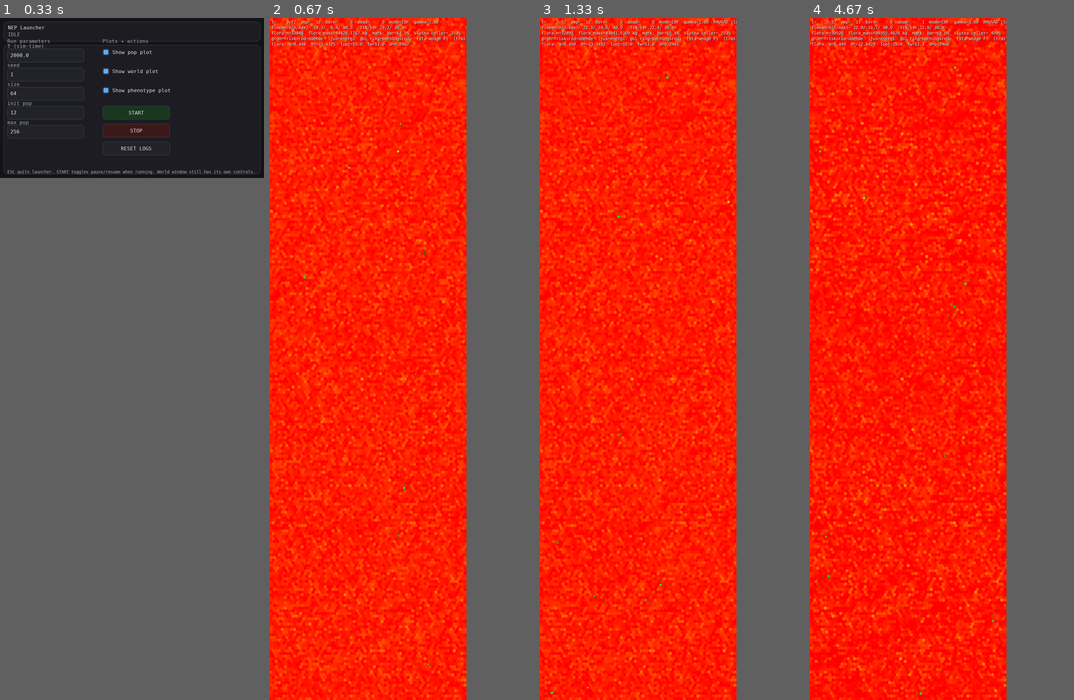
Above: before the commit, frames 1-4 (left to right).
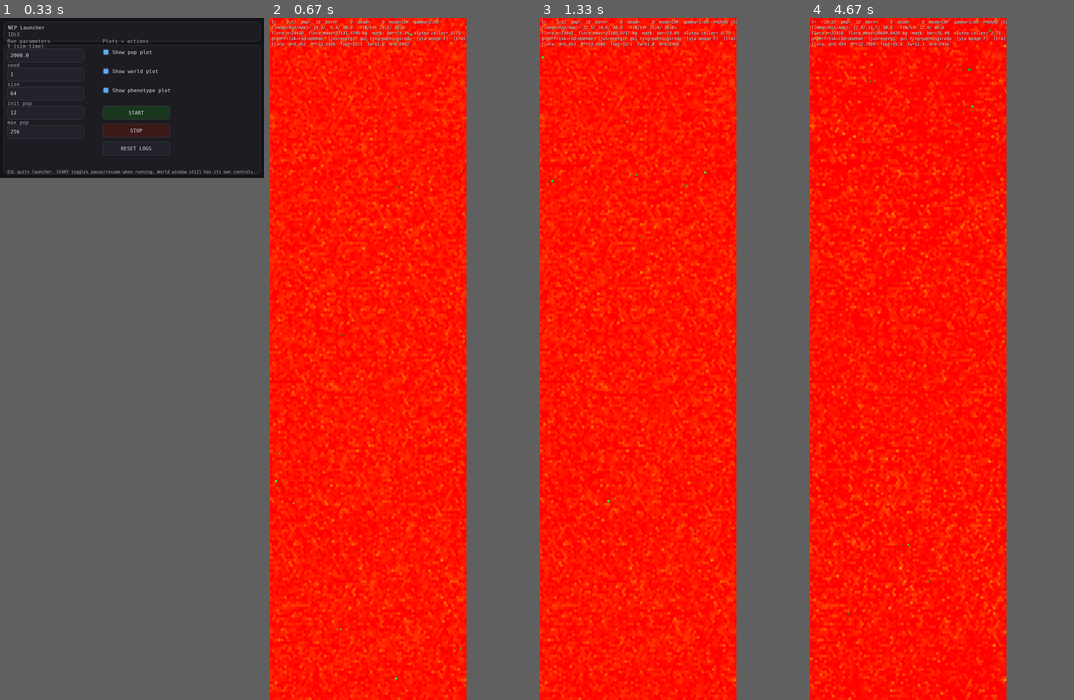
Above: after the commit, the same moments.

Repository: JoakimStorck/nep-process
Game: pygame game, started from nep_gui_launcher.py
The game is run twice, just before and just after one commit, with the same random seed, the same clock (stepped at 60 frames per second) and the same inputs.
Inputs:
- Up to frame 1 (0.33 s): no input
- Up to frame 2 (0.67 s): click "START" at 0.38 s
- Up to frame 3 (1.33 s): tap Space at 0.67 s
- Up to frame 4 (4.67 s): no input

Frame 1 is identical in both runs. In frame 2, 12% of the frame differs, in the area x 0-75%, y 0-100%; in frame 3, 12%; in frame 4, 19%.

Commit message:
Social synkronisering av häckningsfasen
Spridningen i breed_phase är ±0,19 år mot ett fönster på 2,7 månader vid
skärpa 3 — spridningen är större än fönstret, och därför återstår bara halva
överlappningen: 10,9 procent mot de 22 som identiska faser skulle ge. Att
stänga glappet genom smalare spridning eller bredare fönster är kalibrering.

Social synkronisering av brunst är väldokumenterad hos får, getter, möss och
flera flockdjur. Affinitetsmatrisen är precis den viktning det ska ske över:
ett djur drar sin fas mot dem det verkligen umgås med.

_T_BREED_PULL kodar hur stor andel av avståndet till flockens fas som stängs
per observation. Faser är cirkulära och medelvärdesbildas som vektorer, med
kortaste vägen runt. Locus behåller anlaget; grinden styrs av anlaget plus
dragningen.

Synkroniseringen blir lokal, så varje flock konvergerar mot sin egen fas —
två flockar i olika delar av världen får reproduktiv isolering, vilket är
begynnande artbildning ur en mekanism som inte kodar den. Slingan är
självförstärkande, och avvägningen finns inbyggd: stark dragning betyder att
man följer flocken även när dess fas är dålig, och en ensam individ med hög
dragning har ingen att dra mot.

n_traits 40 -> 41.

Diff:
--- a/agent.py
+++ b/agent.py
@@ -2090,6 +2090,9 @@
     _soc_sectors: object = field(init=False, default=None, repr=False, compare=False)
     # id -> affinitet. Flocken som relation; se `_acquire_neighbours`.
     _flock: object = field(init=False, default=None, repr=False, compare=False)
+    # Realiserad häckningsfas: anlaget plus flockdragningen. Sätts vid födsel
+    # till pheno.breed_phase och glider sedan mot flockens.
+    _breed_phase_real: float = field(init=False, default=-1.0)
     # Medlemsviktad medelkurs i kroppsram, (x, y).
     _flock_align: object = field(init=False, default=None, repr=False, compare=False)
     # Temperatur per riktningssektor i kroppsram, satt av sensingpasset.
--- a/phenotype.py
+++ b/phenotype.py
@@ -82,6 +82,7 @@
     cold_aversion: float
     breed_phase: float
     breed_sync: float
+    breed_pull: float
     sense_strength: float
 
     # Vävnadens strukturandel. Body behöver den för katabolismens utbyte och
@@ -195,6 +196,31 @@
 # desto större risk att individen inte är i kondition just då.
 _T_BREED_PHASE     = 38
 _T_BREED_SYNC      = 39
+
+# Social synkronisering av häckningsfasen.
+#
+# Spridningen i `breed_phase` är ±0,19 år mot ett fönster på 2,7 månader vid
+# skärpa 3 — spridningen är alltså **större än fönstret**, och bara halva
+# överlappningen återstår: 10,9 procent mot de 22 som identiska faser skulle
+# ge. Att stänga glappet genom smalare spridning eller bredare fönster är
+# kalibrering.
+#
+# Social synkronisering av brunst är väldokumenterad hos får, getter, möss och
+# flera flockdjur: kemisk signalering mellan individer som ofta är nära drar
+# gruppens honor mot en gemensam cykel. Affinitetsmatrisen är precis den
+# viktning det ska ske över — ett djur drar sin fas mot dem det verkligen
+# umgås med, inte mot vem som helst som passerar.
+#
+# Locus behåller individens *anlag*; det som styr grinden är anlaget plus
+# flockdragningen. Tre saker som kalibrering inte kan ge: synkroniseringen
+# blir lokal, så varje flock konvergerar mot sin egen fas och två flockar i
+# olika delar av världen får reproduktiv isolering; slingan är
+# självförstärkande, eftersom de som synkroniserar får fler parningar och
+# avkomman ärver dragningen; och avvägningen finns inbyggd, eftersom stark
+# dragning betyder att man följer flocken även när dess fas är dålig för den
+# egna konditionen — och en ensam individ med hög dragning har ingen att dra
+# mot.
+_T_BREED_PULL      = 40
 
 @dataclass(frozen=True)
 class PhenoRanges:
@@ -224,6 +250,10 @@
     breed_offset_min: float = -0.25
     breed_offset_max: float = 0.25
 
+    # Andel av avståndet till flockens fas som stängs per observation.
+    breed_pull_min: float = 0.0
+    breed_pull_max: float = 0.20
+
     breed_sync_min: float = 0.0
     breed_sync_max: float = 6.0    # von Mises-liknande skärpa; 0 = ingen säsong
 
@@ -385,6 +415,8 @@
         cold_aversion=float(_lerp(R.cold_aversion_min, R.cold_aversion_max, u_cold)),
         breed_phase=float(_lerp(R.breed_offset_min, R.breed_offset_max,
                                 _sigmoid(_get_trait(traits, _T_BREED_PHASE)))),
+        breed_pull=float(_lerp(R.breed_pull_min, R.breed_pull_max,
+                               _sigmoid(_get_trait(traits, _T_BREED_PULL)))),
         breed_sync=float(_lerp(R.breed_sync_min, R.breed_sync_max,
                                _sigmoid(_get_trait(traits, _T_BREED_SYNC)))),
         sense_strength=float(u_sense),
@@ -426,6 +458,7 @@
         "cold_aversion": float(p.cold_aversion),
         "breed_phase": float(p.breed_phase),
         "breed_sync": float(p.breed_sync),
+        "breed_pull": float(p.breed_pull),
         "sense_strength": float(p.sense_strength),
         "hidden_1": int(p.hidden_1),
         "hidden_2": int(p.hidden_2),
--- a/population.py
+++ b/population.py
@@ -211,7 +211,7 @@
     store_growth_min_chunk: int = 256
     store_growth_factor: float = 2.0
 
-    n_traits: int = 40   # +2: _T_BREED_PHASE = 38, _T_BREED_SYNC = 39
+    n_traits: int = 41   # +1: _T_BREED_PULL = 40, social fassynkronisering
 
     spawn_jitter_r: float = 1.5
 
@@ -909,7 +909,8 @@
             yl = max(1e-9, float(getattr(self.WP, "year_len", 12.0)))
             ph0 = float(getattr(self.WP, "season_phase0", 0.0))
             frac = ((float(self.t) / yl) - ph0) % 1.0
-            d = 2.0 * math.pi * (frac - 0.25 - float(ag.pheno.breed_phase))
+            _bp = float(getattr(ag, "_breed_phase_real", ag.pheno.breed_phase))
+            d = 2.0 * math.pi * (frac - 0.25 - _bp)
             if math.exp(k * (math.cos(d) - 1.0)) < 0.5:
                 return False
 
@@ -3004,10 +3005,12 @@
         # eftersom alla läser samma fält. Därför räknas alignment här, över
         # varje djurs egna kandidater — listan finns redan.
         head_of = {}
+        agent_of = {}
         for a in alive:
             sl = int(getattr(a, "store_slot", -1))
             if sl >= 0 and a.body.alive:
                 head_of[sl] = float(a.heading)
+                agent_of[sl] = a
 
         gain = float(getattr(self.PP, "flock_gain", 0.25))
         decay = float(getattr(self.PP, "flock_decay", 0.90))
@@ -3039,6 +3042,32 @@
             ch = math.cos(-float(a.heading)); sh_ = math.sin(-float(a.heading))
             a._flock_align = (hx * ch - hy * sh_, hx * sh_ + hy * ch)
 
+            # Social synkronisering av häckningsfasen, viktad med samma
+            # affinitet. Faser är cirkulära och måste medelvärdesbildas som
+            # vektorer. Dragningen sker mot dem djuret verkligen umgås med,
+            # så varje flock konvergerar mot sin egen fas — vilket ger
+            # reproduktiv isolering mellan grupper utan att koda den.
+            pull = float(getattr(a.pheno, "breed_pull", 0.0))
+            if pull > 1e-6:
+                px = py = 0.0
+                for t in order_r[bounds[r]:bounds[r + 1]]:
+                    sl = int(cand_slot[t])
+                    o = agent_of.get(sl)
+                    if o is None:
+                        continue
+                    w = fl.get(int(st.id[sl]), 0.0)
+                    if w <= 0.0:
+                        continue
+                    ang = 2.0 * math.pi * float(getattr(o, "_breed_phase_real",
+                                                        o.pheno.breed_phase))
+                    px += w * math.cos(ang)
+                    py += w * math.sin(ang)
+                if abs(px) + abs(py) > 1e-12:
+                    own = float(getattr(a, "_breed_phase_real", a.pheno.breed_phase))
+                    tgt = math.atan2(py, px) / (2.0 * math.pi)
+                    d_ = (tgt - own + 0.5) % 1.0 - 0.5      # kortaste vägen runt
+                    a._breed_phase_real = (own + pull * d_) % 1.0
+
         # Närmaste per djur: sortera på (rad, prioritet, avstånd).
         srt = np.lexsort((dist, prio, cand_row))
         cand_row = cand_row[srt]
Not shown, changed: TODO.md
